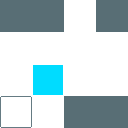
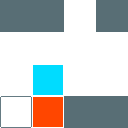
Before/after of a 128px x 128px layered artwork. What changed in the layer stack:
painted on "Background" over [33, 97, 63, 127]
